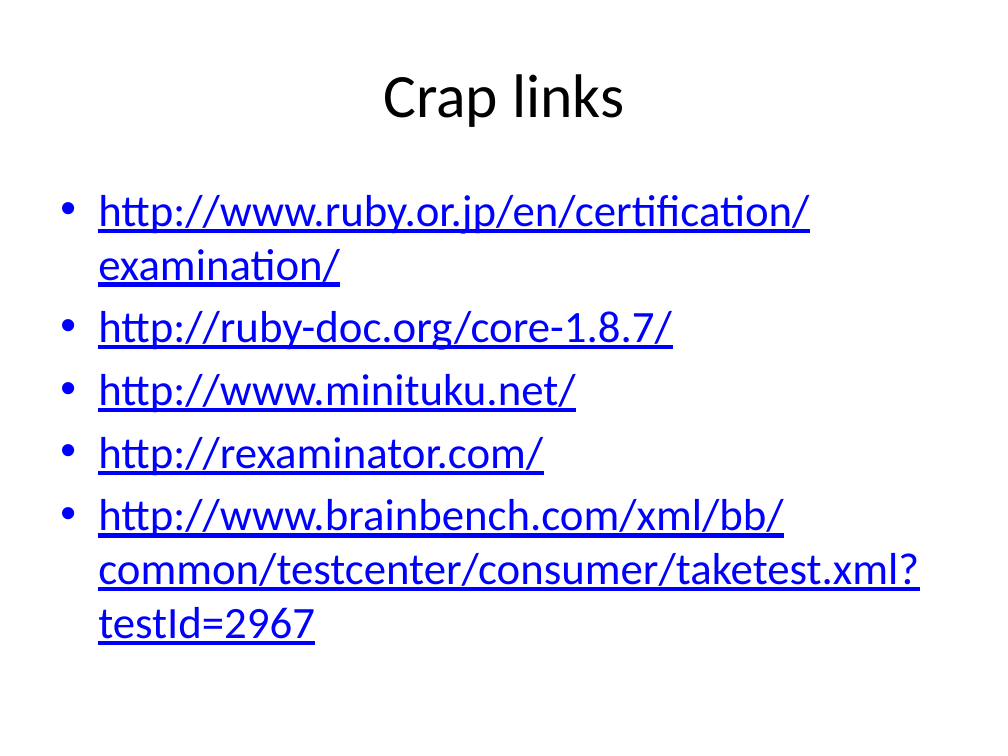
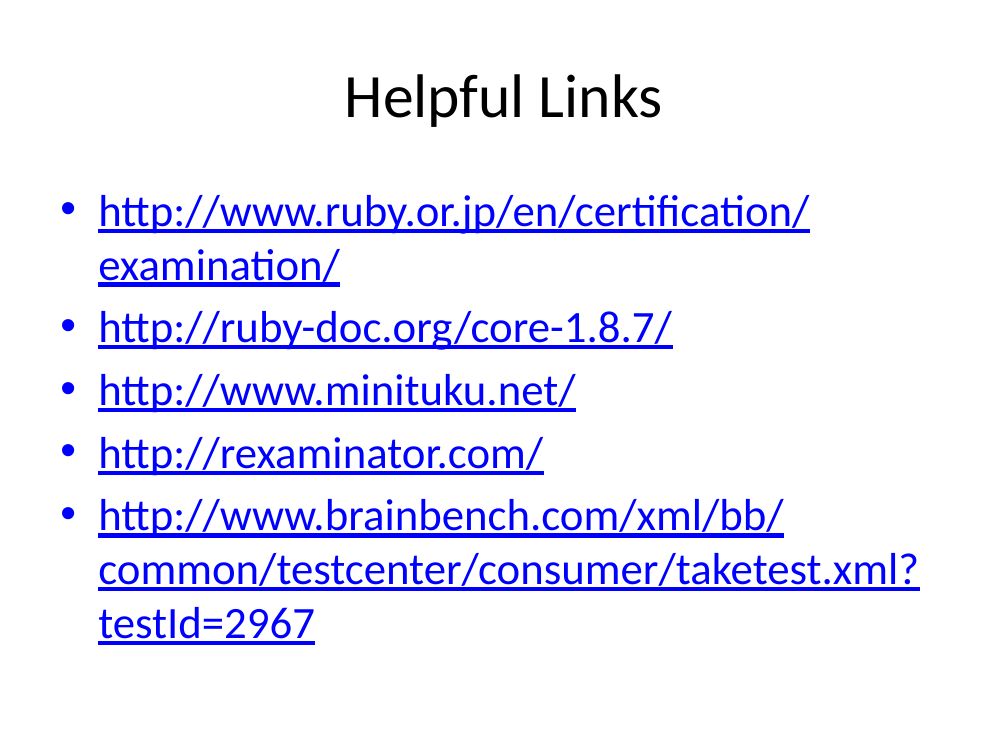
Before and after one commit to zfvit/learning_ruby, a slide deck: slide 3 of Ruby_preparation_exam.pptx. Drawn at 1008x756 pixels with LibreOffice and Linux fonts; fonts in the diff are those of the drawing. Boxes give left, top, right and bottom in pixels: in the first picture for what was removed or moved away, otherwise in the second. Text is boxed around its words. In the diff, an @@ line names an element or a change of style, - is before the commit and + after.

```diff
--- a/Ruby_preparation_exam.pptx
+++ b/Ruby_preparation_exam.pptx
@@ title at (345, 74, 663, 127): text changed @@
-Crap links
+Helpful Links
```
Also in this commit, not shown: 2 slides added, 1 slide removed, 20 other files.
